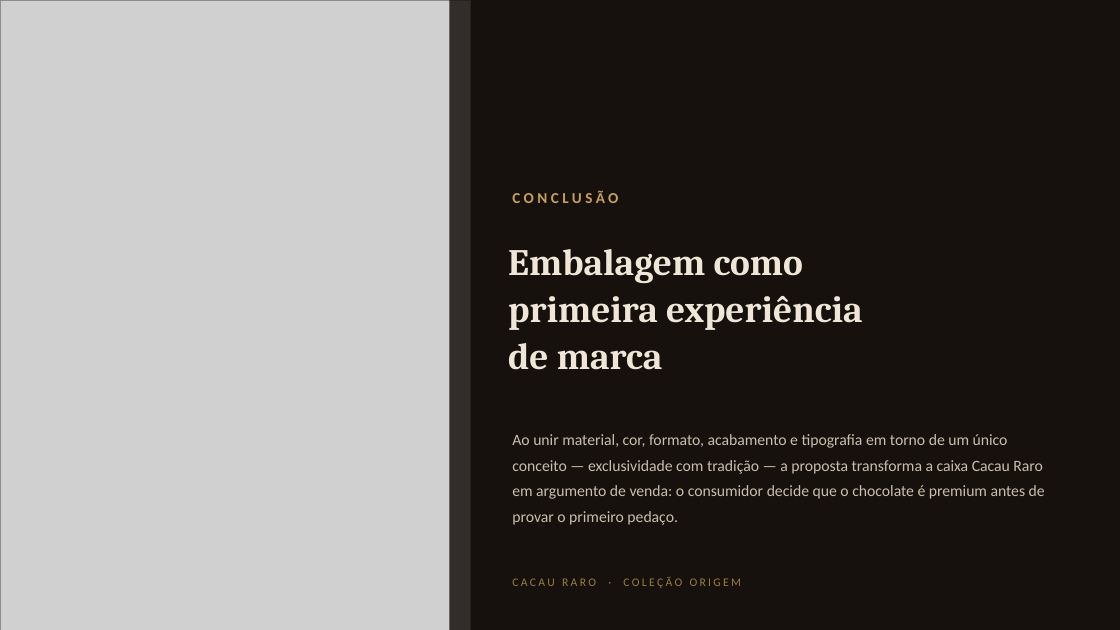
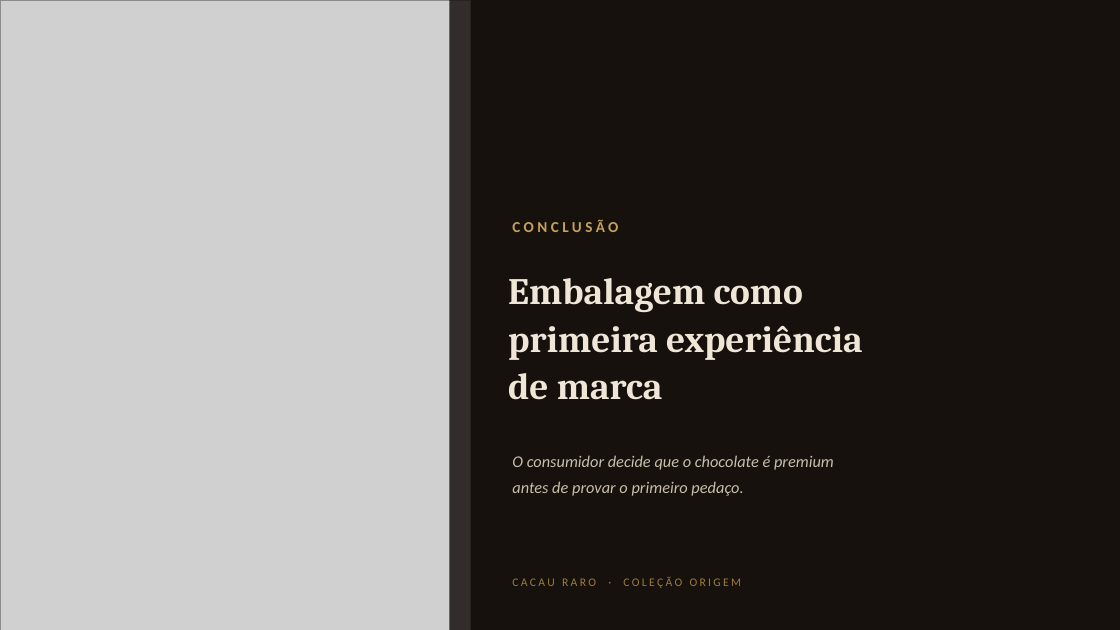
Before and after one commit to eduardamfaria-png/Trem, a slide deck: slide 8 of Cacau_Raro_Percepcao_Consumidor.pptx. Drawn at 1120x630 pixels with LibreOffice and Linux fonts; fonts in the diff are those of the drawing; grey boxes stand for pictures. Boxes give left, top, right and bottom in pixels: in the first picture for what was removed or moved away, otherwise in the second. Text is boxed around its words. In the diff, an @@ line names an element or a change of style, - is before the commit and + after.

```diff
--- a/Cacau_Raro_Percepcao_Consumidor.pptx
+++ b/Cacau_Raro_Percepcao_Consumidor.pptx
@@ text "CONCLUSÃO": place and size @@
-text "CONCLUSÃO" at <box>512,190,618,203</box>
+text "CONCLUSÃO" at <box>512,219,618,232</box>
@@ text "Embalagem como": place and size @@
-text "Embalagem como" at <box>508,249,863,370</box>
+text "Embalagem como" at <box>508,278,863,400</box>
@@ text at <box>512,455,834,496</box>: text changed; size 13.5 to 14 pt; italic on @@
-Ao unir material, cor, formato, acabamento e tipografia em torno de um único conceito — exclusividade com tradição — a proposta transforma a caixa Cacau Raro em argumento de venda: o consumidor decide que o chocolate é premium antes de provar o primeiro pedaço.
+O consumidor decide que o chocolate é premium
+antes de provar o primeiro pedaço.
```
Also in this commit, not shown: 7 other slides changed.
